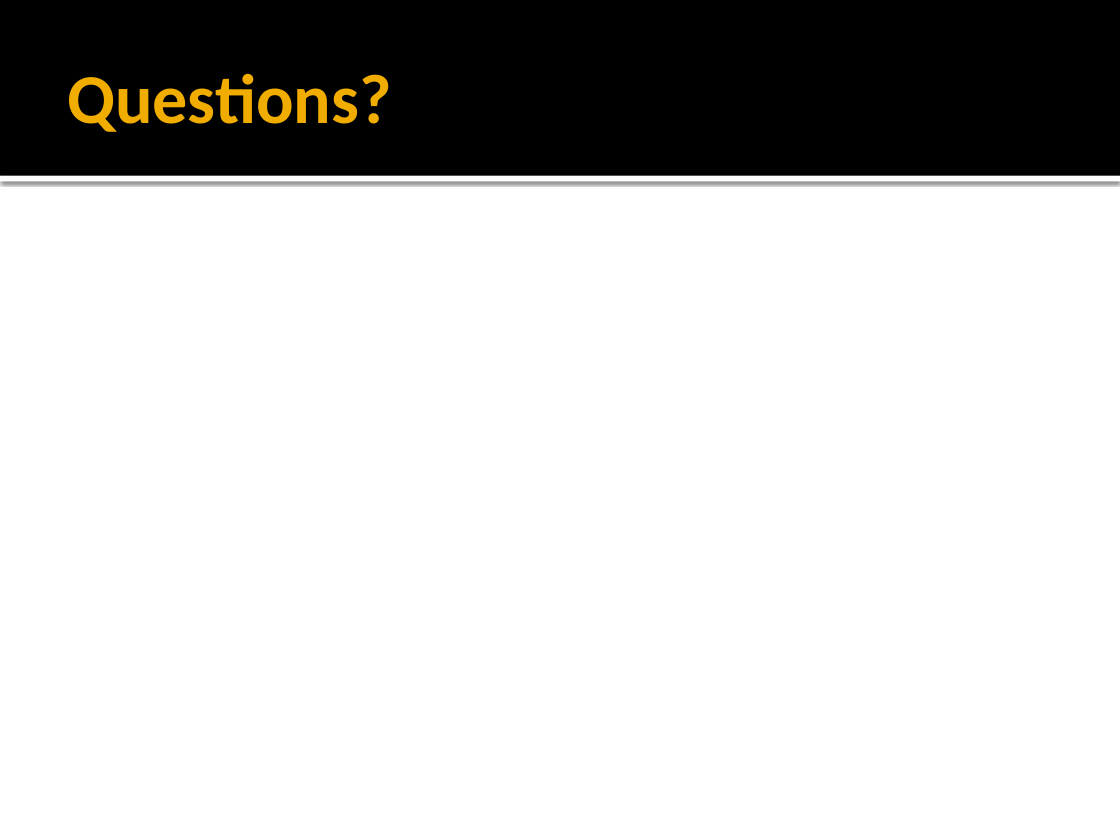
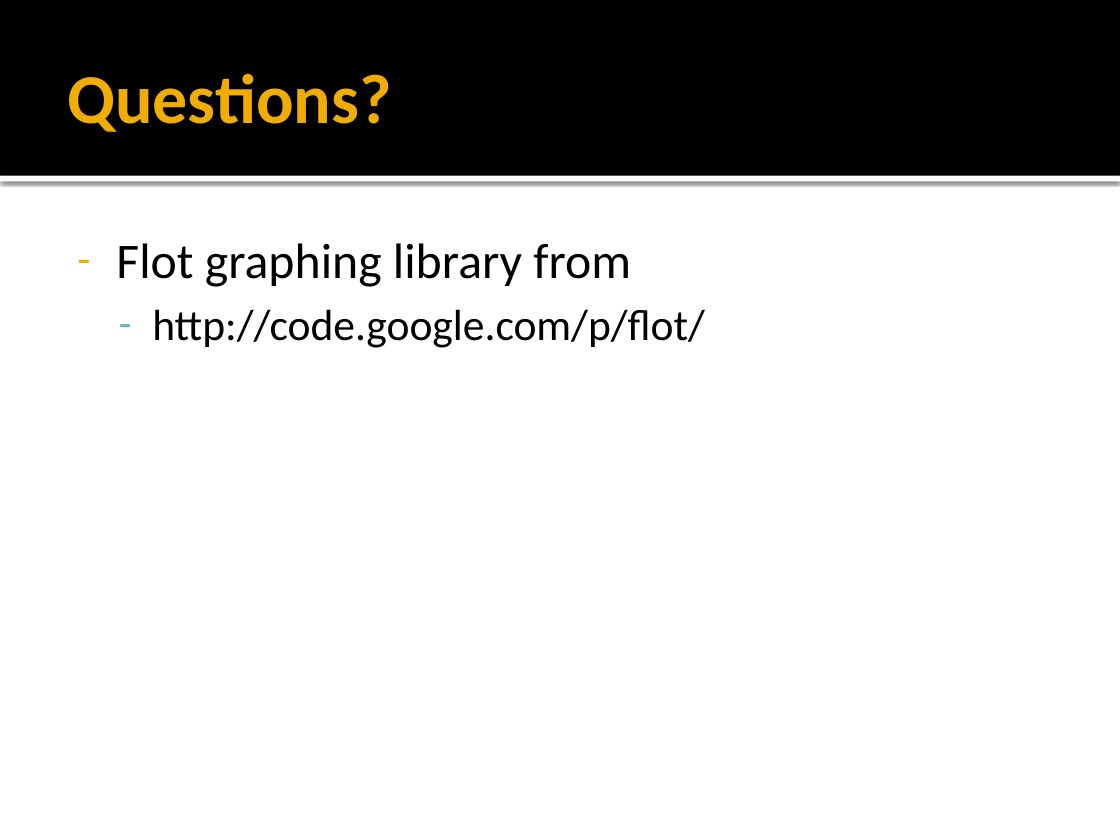
Before and after one commit to pnbloem/RTSVisualizer, a slide deck: slide 27 of FinalPresentationSlides.pptx. Drawn at 1120x840 pixels with LibreOffice and Linux fonts; fonts in the diff are those of the drawing. Boxes give left, top, right and bottom in pixels: in the first picture for what was removed or moved away, otherwise in the second. Text is boxed around its words. In the diff, an @@ line names an element or a change of style, - is before the commit and + after.

```diff
--- a/FinalPresentationSlides.pptx
+++ b/FinalPresentationSlides.pptx
@@ text added at (116,243,705,348), 28 pt, text #000000 @@
+– Flot graphing library from
+  – http://code.google.com/p/flot/
```
Also in this commit, not shown: 1 other slide changed.
